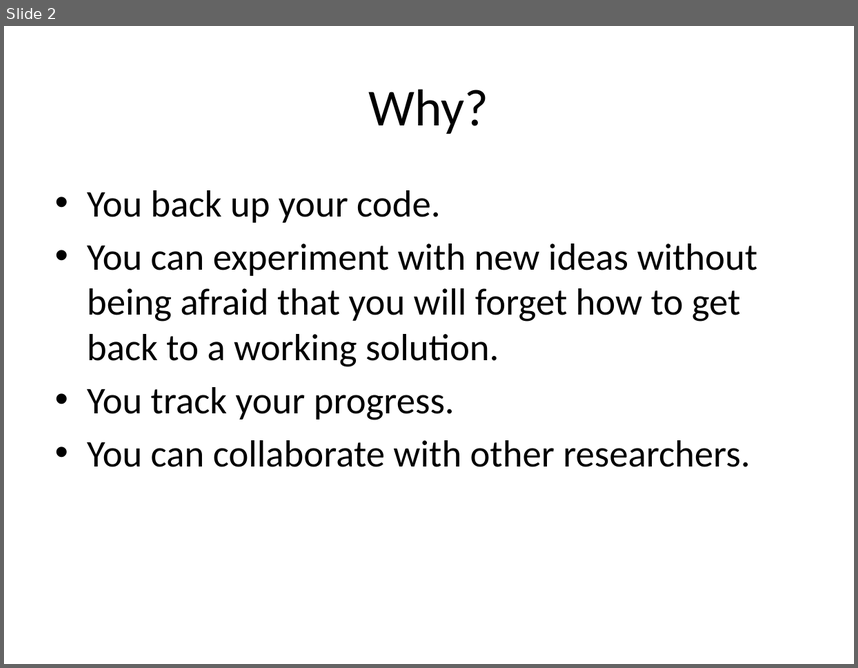
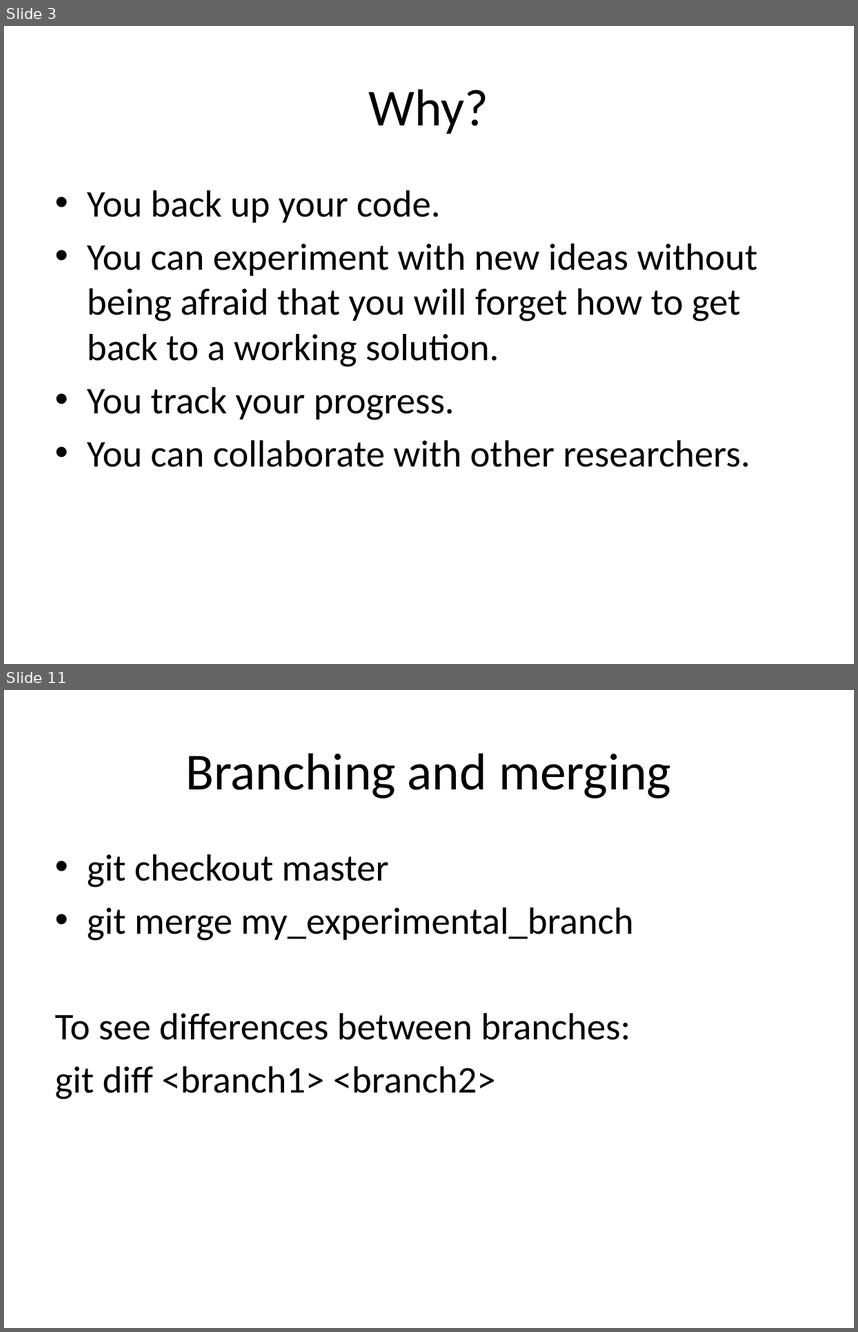
Before and after one commit to mikehulluk/IntroductionToResearchComputing, a slide deck: Wk5/Source Code Version Control Using Git.pptx. Shown one above the other, each under a label of ours: slide 2 before the commit, slides 3 and 11 after it; the slides between them are not shown. The pictures are 858x668 and 858x1332 pixels, drawn with LibreOffice and Linux fonts; fonts in the diff are those of the drawing. Boxes give left, top, right and bottom in pixels: in the first picture for what was removed or moved away, otherwise in the second. Text is boxed around its words. In the diff, an @@ line names an element or a change of style, - is before the commit and + after.

```diff
--- a/Wk5/Source Code Version Control Using Git.pptx
+++ b/Wk5/Source Code Version Control Using Git.pptx
@@ slide 11 added at (x1=4, y1=690, x2=854, y2=1328), background #FFFFFF @@
@@ title added at (x1=185, y1=753, x2=671, y2=798), 44 pt, text #000000 @@
+Branching and merging
@@ text added at (x1=55, y1=854, x2=633, y2=1099), 32 pt, text #000000 @@
+• git checkout master
+• git merge my_experimental_branch
+To see differences between branches:
+git diff <branch1> <branch2>
@@ what was slide 2 is now slide 3 @@
```
Also in this commit, not shown: 6 slides changed, 8 other slides added, 1 slide removed.
